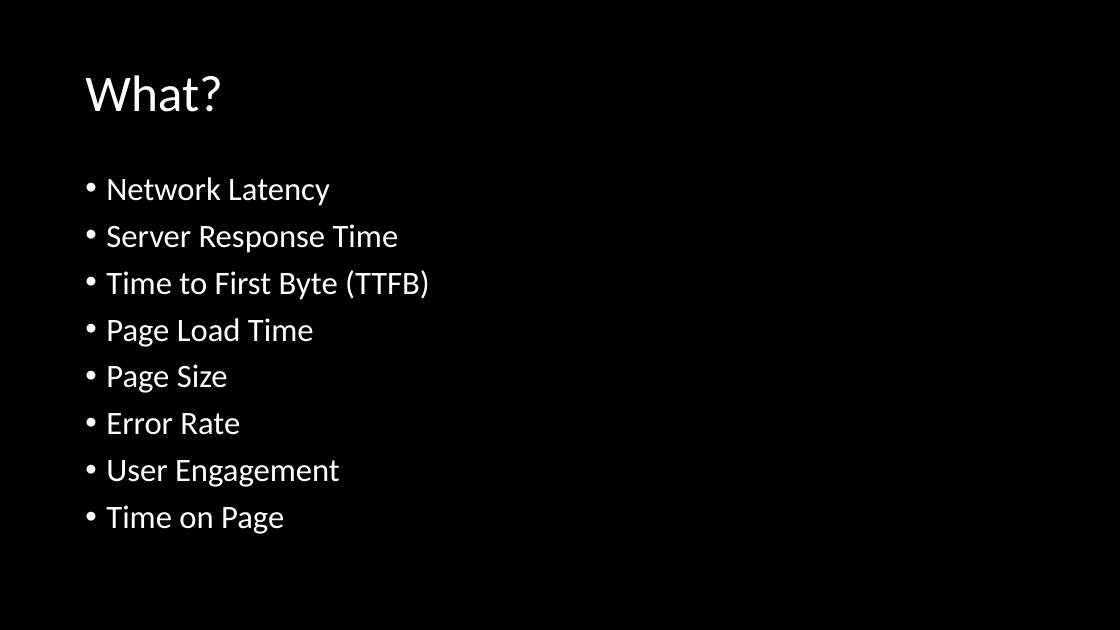
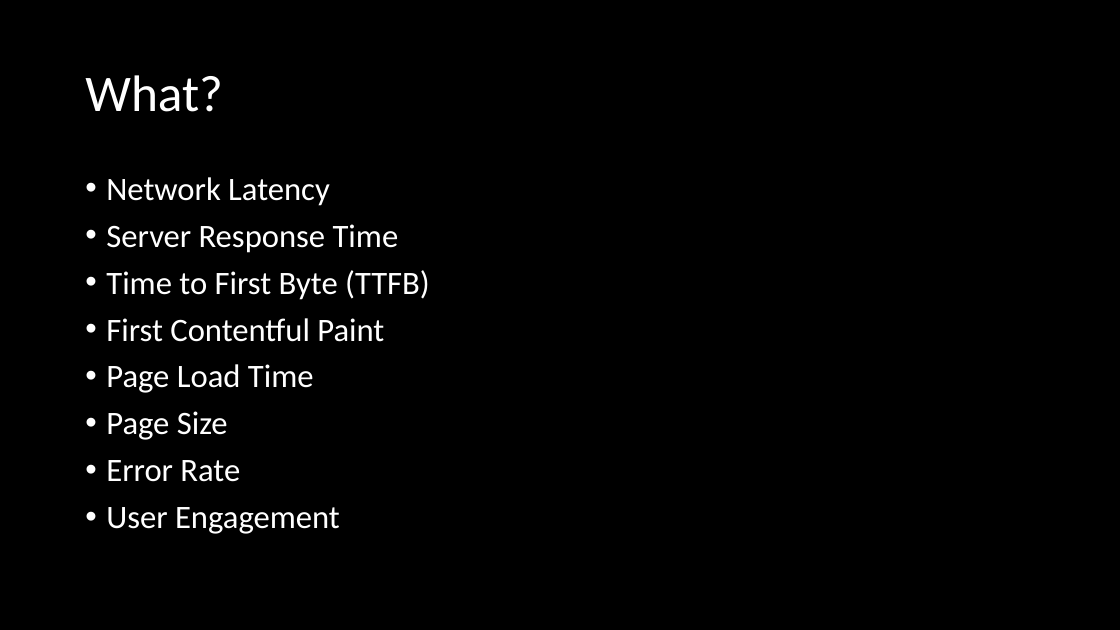
Before and after one commit to GamesUnlimited/highrise_doc, a slide deck: slide 2 of WebAppPerformance/WebAppPerformance.pptx. Drawn at 1120x630 pixels with LibreOffice and Linux fonts; fonts in the diff are those of the drawing. Boxes give left, top, right and bottom in pixels: in the first picture for what was removed or moved away, otherwise in the second. Text is boxed around its words. In the diff, an @@ line names an element or a change of style, - is before the commit and + after.

```diff
--- a/WebAppPerformance/WebAppPerformance.pptx
+++ b/WebAppPerformance/WebAppPerformance.pptx
@@ text at (x1=106, y1=318, x2=384, y2=342): paragraph added @@
+• First Contentful Paint
@@ text at (x1=106, y1=505, x2=284, y2=534): paragraph removed @@
-• Time on Page
```
Also in this commit, not shown: 1 other slide changed, 3 other files.
